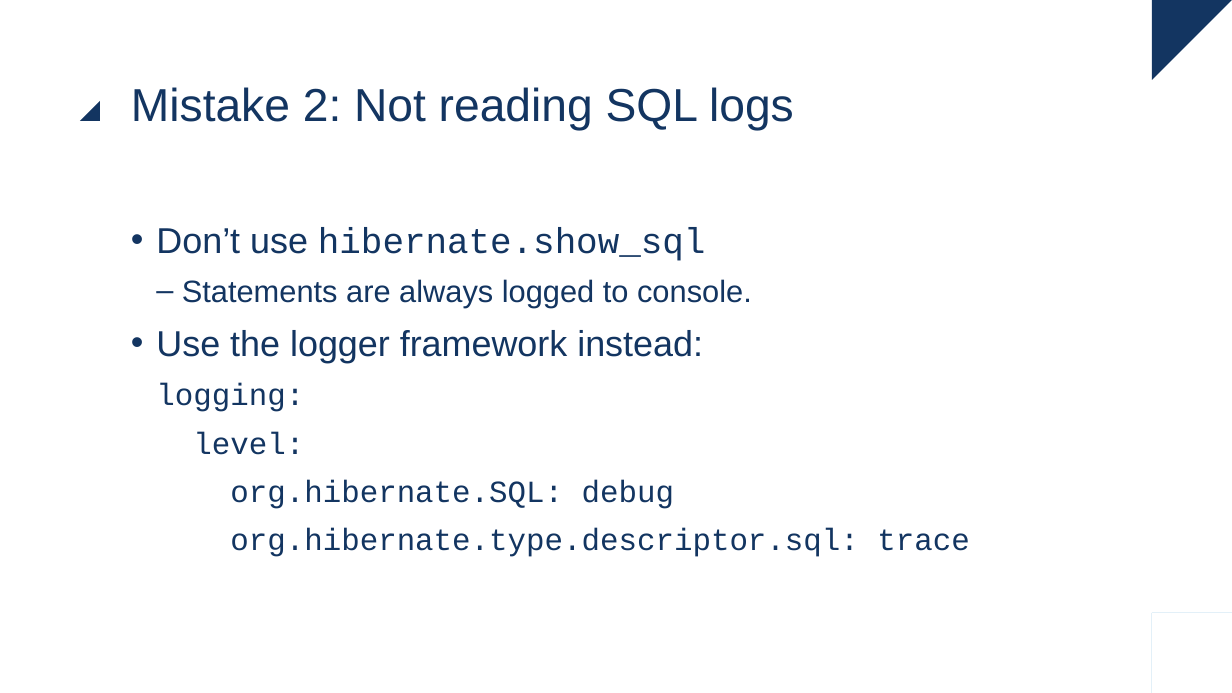
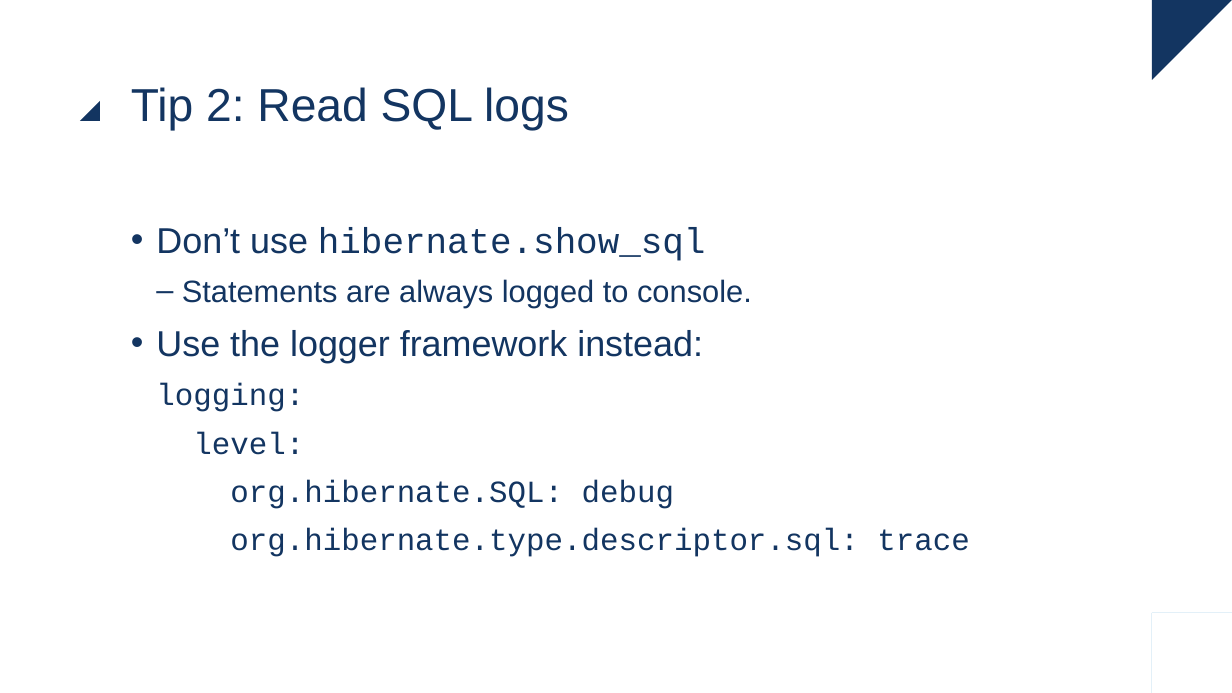
Before and after one commit to raoulvdberge/jpa-with-hibernate, a slide deck: slide 43 of slides.pptx. Drawn at 1232x693 pixels with LibreOffice and Linux fonts; fonts in the diff are those of the drawing. Boxes give left, top, right and bottom in pixels: in the first picture for what was removed or moved away, otherwise in the second. Text is boxed around its words. In the diff, an @@ line names an element or a change of style, - is before the commit and + after.

Commit message:
Use "Tip" language instead of "Mistake" on "Performance tips and common mistakes"

```diff
--- a/slides.pptx
+++ b/slides.pptx
@@ title at (131,87,569,131): text changed @@
-Mistake 2: Not reading SQL logs
+Tip 2: Read SQL logs
```
Also in this commit, not shown: 12 other slides changed, 1 other file.
